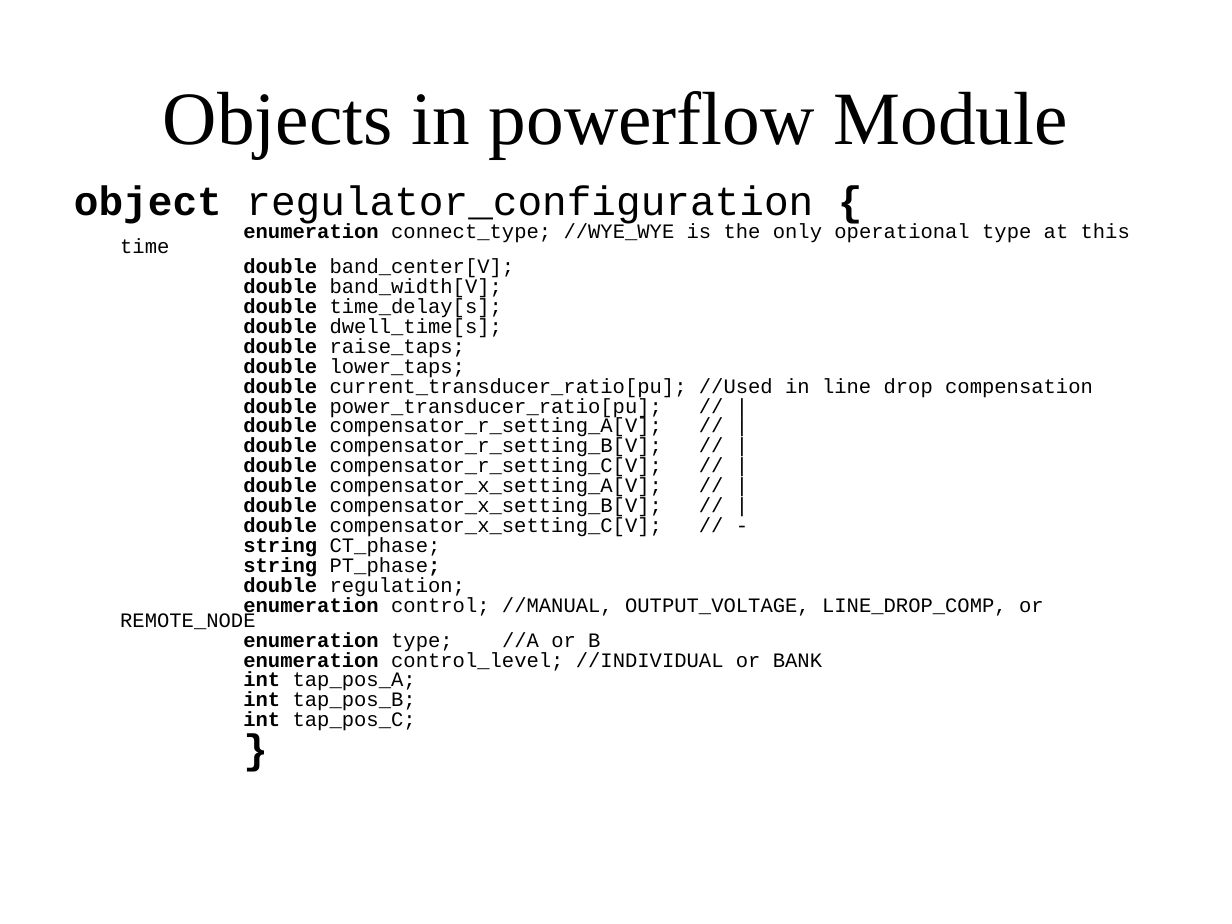
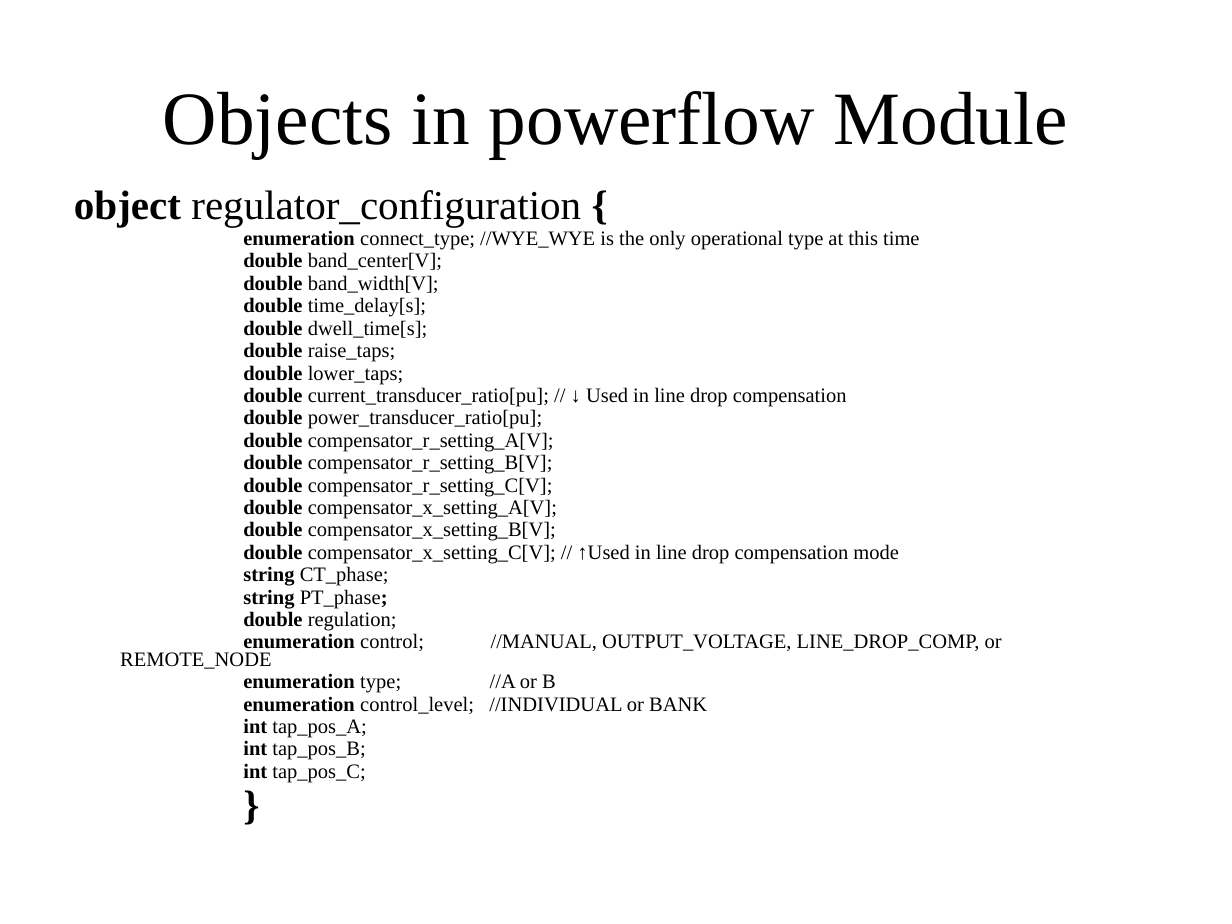
Before and after one commit to gridlab-d/course, a slide deck: slide 69 of FourDayCourse/4.1 - Powerflow Module.ppt (slide 71 before the commit). Drawn at 1232x924 pixels with LibreOffice and Linux fonts; fonts in the diff are those of the drawing. Boxes give left, top, right and bottom in pixels: in the first picture for what was removed or moved away, otherwise in the second. Text is boxed around its words. In the diff, an @@ line names an element or a change of style, - is before the commit and + after.

```diff
--- a/FourDayCourse/4.1 - Powerflow Module.ppt
+++ b/FourDayCourse/4.1 - Powerflow Module.ppt
@@ text at bbox=[74, 190, 1002, 783]: font Courier New to Times New Roman in "object regulator_configuration {", "enumeration connect_type; //WYE_WYE is the only operational ...", "double band_center[V];", "double band_width[V];" and 14 more places; line spacing 0.6 to 0.7 @@
@@ text at bbox=[243, 387, 899, 564]: text changed; font Courier New to Times New Roman @@
-double current_transducer_ratio[pu]; //Used in line drop compensation
-double power_transducer_ratio[pu]; // |
-double compensator_r_setting_A[V]; // |
-double compensator_r_setting_B[V]; // |
-double compensator_r_setting_C[V]; // |
-double compensator_x_setting_A[V]; // |
-double compensator_x_setting_B[V]; // |
-double compensator_x_setting_C[V]; // -
+double current_transducer_ratio[pu]; // ↓ Used in line drop compensation
+double power_transducer_ratio[pu];
+double compensator_r_setting_A[V];
+double compensator_r_setting_B[V];
+double compensator_r_setting_C[V];
+double compensator_x_setting_A[V];
+double compensator_x_setting_B[V];
+double compensator_x_setting_C[V]; // ↑Used in line drop compensation mode
```
Also in this commit, not shown: 30 other slides changed, 2 slides added, 5 slides removed.
